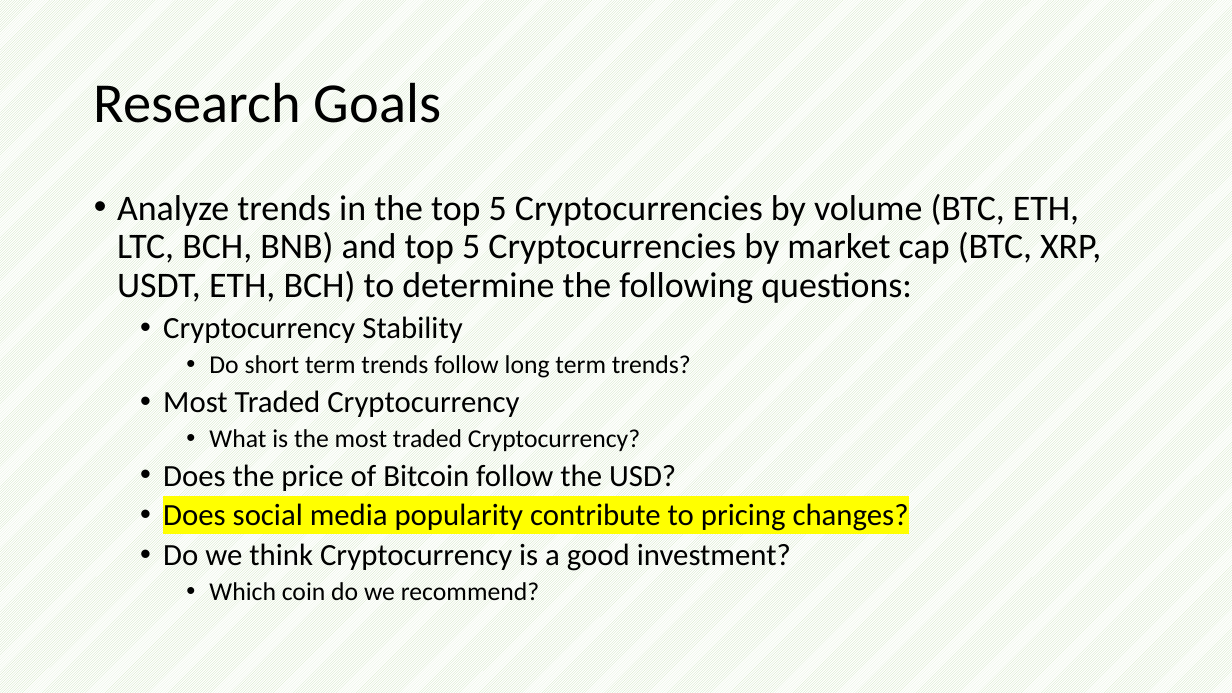
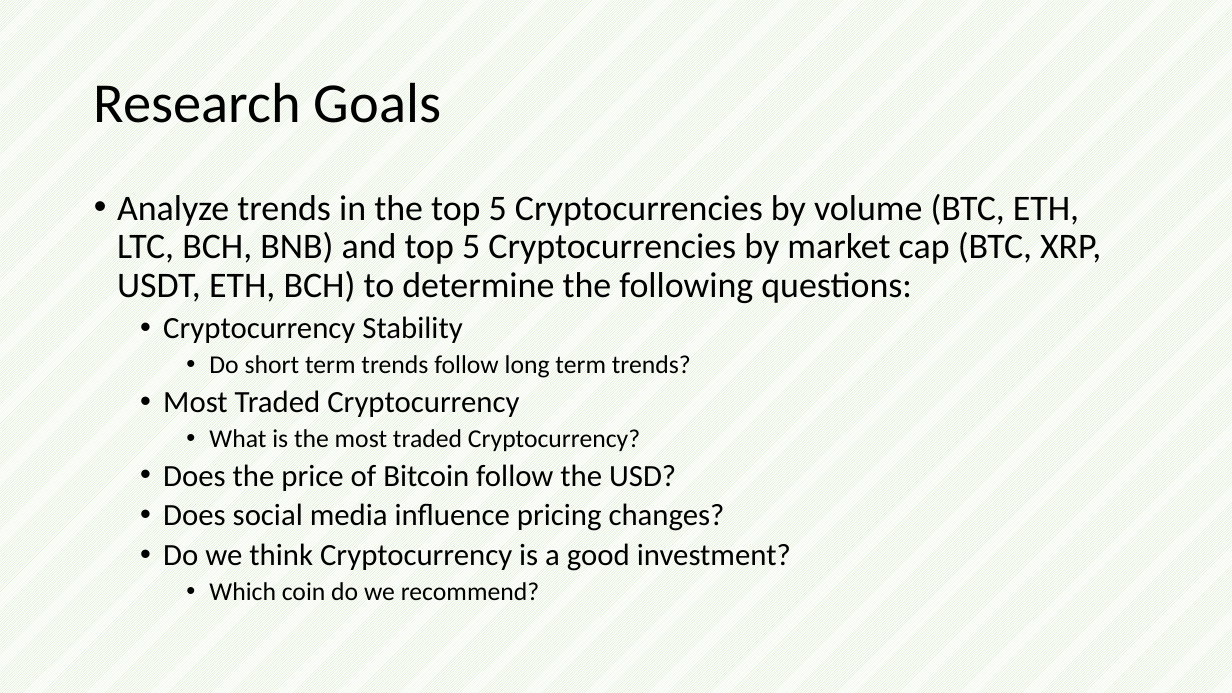
Before and after one commit to sarahheavner/Project1, a slide deck: slide 3 of Cryptocurrency_Presentation.pptx. Drawn at 1232x693 pixels with LibreOffice and Linux fonts; fonts in the diff are those of the drawing. Boxes give left, top, right and bottom in pixels: in the first picture for what was removed or moved away, otherwise in the second. Text is boxed around its words. In the diff, an @@ line names an element or a change of style, - is before the commit and + after.

Commit message:
updated slide

```diff
--- a/Cryptocurrency_Presentation.pptx
+++ b/Cryptocurrency_Presentation.pptx
@@ text at (163,503,725,531): text changed @@
-  • Does social media popularity contribute to pricing changes?
+  • Does social media influence pricing changes?
```
Also in this commit, not shown: 1 other slide changed, 1 other file.
